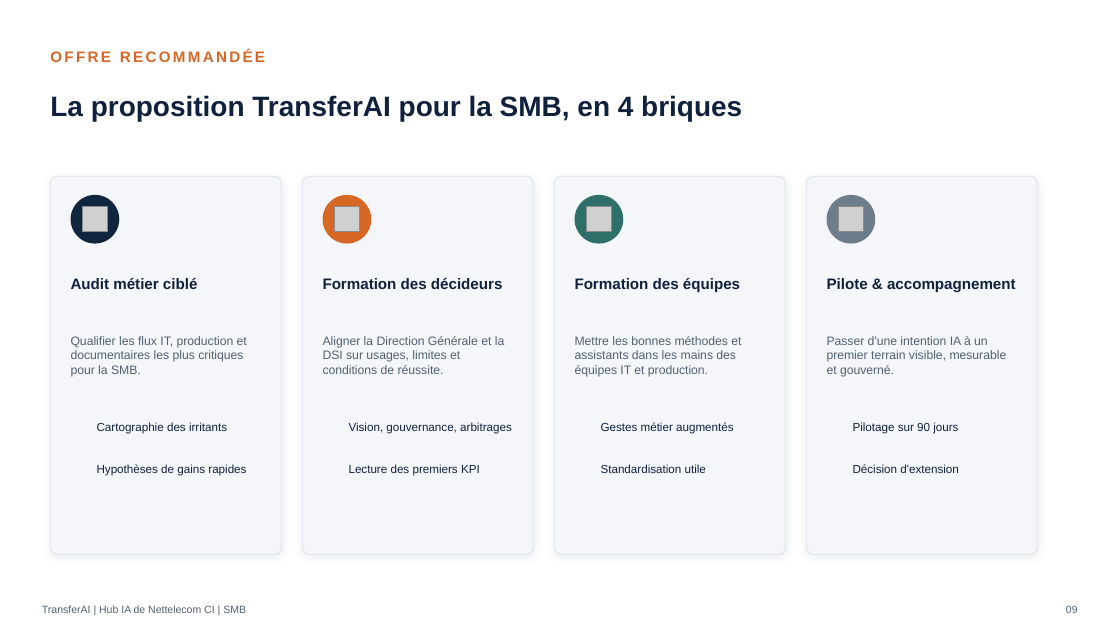
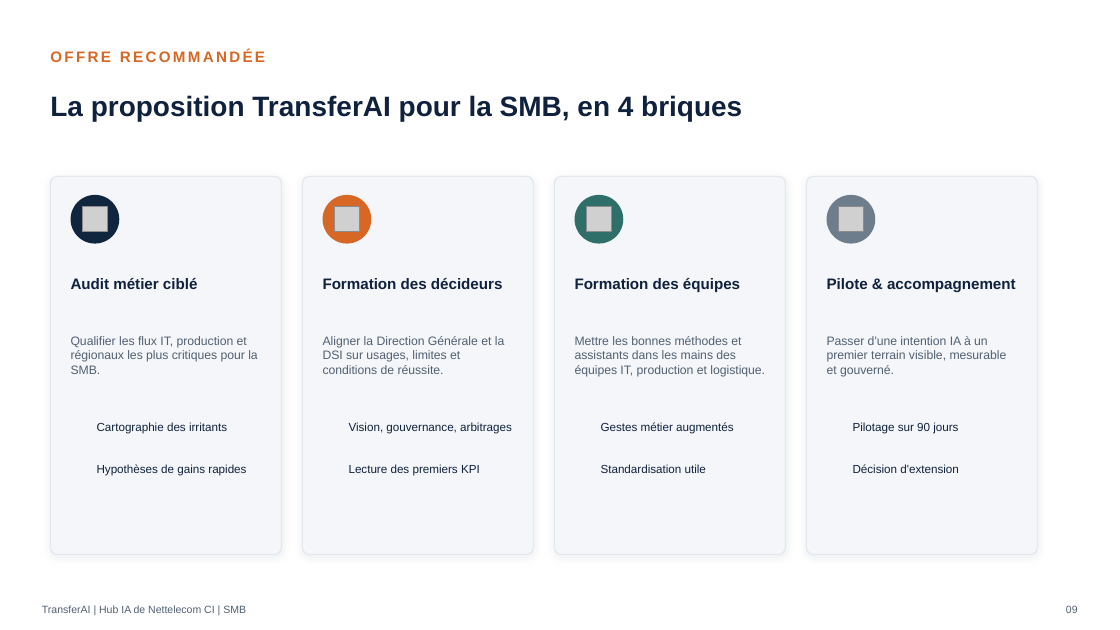
Before and after one commit to mayoro1972/connect-ia-bloom, a slide deck: slide 9 of docs/transferai-prospection/packs-entreprises-cibles-2026-07/SMB/Deck_SMB_2026-07-07.pptx. Drawn at 1120x630 pixels with LibreOffice and Linux fonts; fonts in the diff are those of the drawing; grey boxes stand for pictures; background and template pictures are left out. Boxes give left, top, right and bottom in pixels: in the first picture for what was removed or moved away, otherwise in the second. Text is boxed around its words. In the diff, an @@ line names an element or a change of style, - is before the commit and + after.

```diff
--- a/docs/transferai-prospection/packs-entreprises-cibles-2026-07/SMB/Deck_SMB_2026-07-07.pptx
+++ b/docs/transferai-prospection/packs-entreprises-cibles-2026-07/SMB/Deck_SMB_2026-07-07.pptx
@@ text at [71,336,258,374]: text changed @@
-Qualifier les flux IT, production et documentaires les plus critiques pour la SMB.
+Qualifier les flux IT, production et régionaux les plus critiques pour la SMB.
@@ text at [575,336,765,377]: text changed @@
-Mettre les bonnes méthodes et assistants dans les mains des équipes IT et production.
+Mettre les bonnes méthodes et assistants dans les mains des équipes IT, production et logistique.
```
Also in this commit, not shown: 9 other slides changed, 31 other files.
